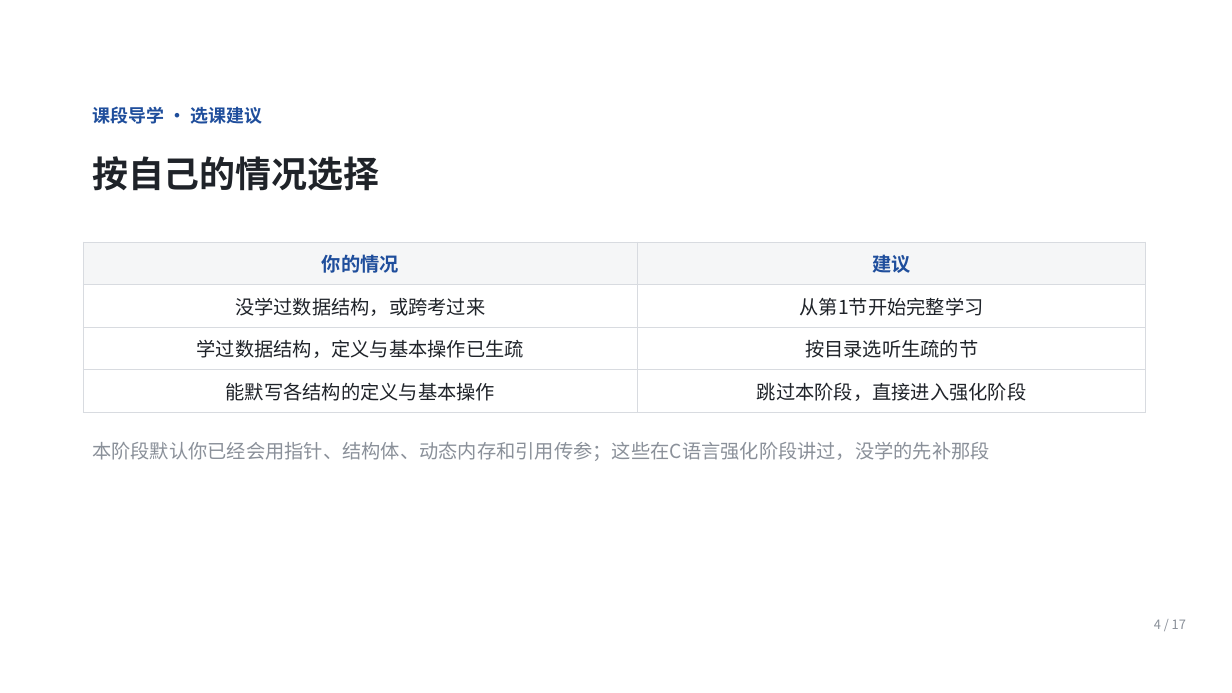
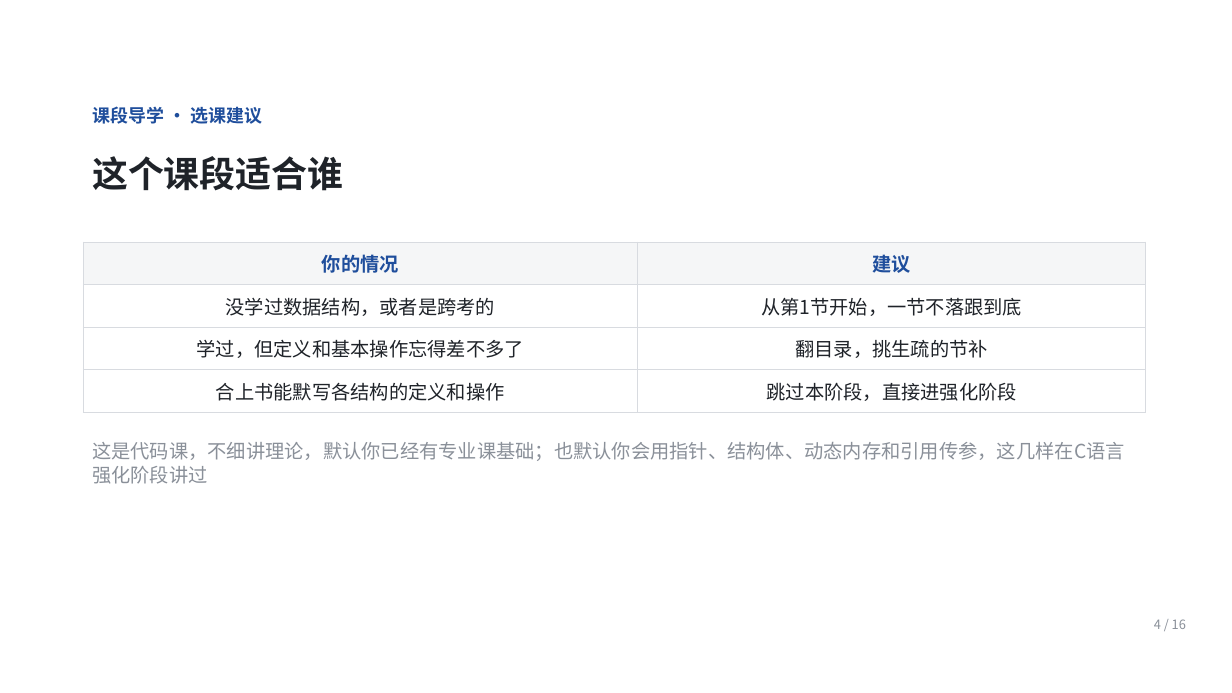
Before and after one commit to Ctrl1CandV/SpecialtyCourses, a slide deck: slide 4 of 课件/C2/C2-A-01/C2-A-01.pptx. Drawn at 1232x693 pixels with LibreOffice and Linux fonts; fonts in the diff are those of the drawing; background and template pictures are left out. Boxes give left, top, right and bottom in pixels: in the first picture for what was removed or moved away, otherwise in the second. Text is boxed around its words. In the diff, an @@ line names an element or a change of style, - is before the commit and + after.

```diff
--- a/课件/C2/C2-A-01/C2-A-01.pptx
+++ b/课件/C2/C2-A-01/C2-A-01.pptx
@@ text at (x1=92, y1=156, x2=343, y2=191): text changed @@
-按自己的情况选择
+这个课段适合谁
@@ table at (x1=83, y1=242, x2=1146, y2=405) @@
-row 2, column 1: 没学过数据结构，或跨考过来
+row 2, column 1: 没学过数据结构，或者是跨考的
-row 2, column 2: 从第1节开始完整学习
+row 2, column 2: 从第1节开始，一节不落跟到底
-row 3, column 1: 学过数据结构，定义与基本操作已生疏
+row 3, column 1: 学过，但定义和基本操作忘得差不多了
-row 3, column 2: 按目录选听生疏的节
+row 3, column 2: 翻目录，挑生疏的节补
-row 4, column 1: 能默写各结构的定义与基本操作
+row 4, column 1: 合上书能默写各结构的定义和操作
-row 4, column 2: 跳过本阶段，直接进入强化阶段
+row 4, column 2: 跳过本阶段，直接进强化阶段
@@ text at (x1=92, y1=442, x2=1125, y2=461): text changed @@
-本阶段默认你已经会用指针、结构体、动态内存和引用传参；这些在C语言强化阶段讲过，没学的先补那段
+这是代码课，不细讲理论，默认你已经有专业课基础；也默认你会用指针、结构体、动态内存和引用传参，这几样在C语言强化阶段讲过
@@ text at (x1=1154, y1=619, x2=1186, y2=629): text changed @@
-4 / 17
+4 / 16
```
Also in this commit, not shown: 9 other slides changed, 6 slides added, 7 slides removed, 5 other files.
